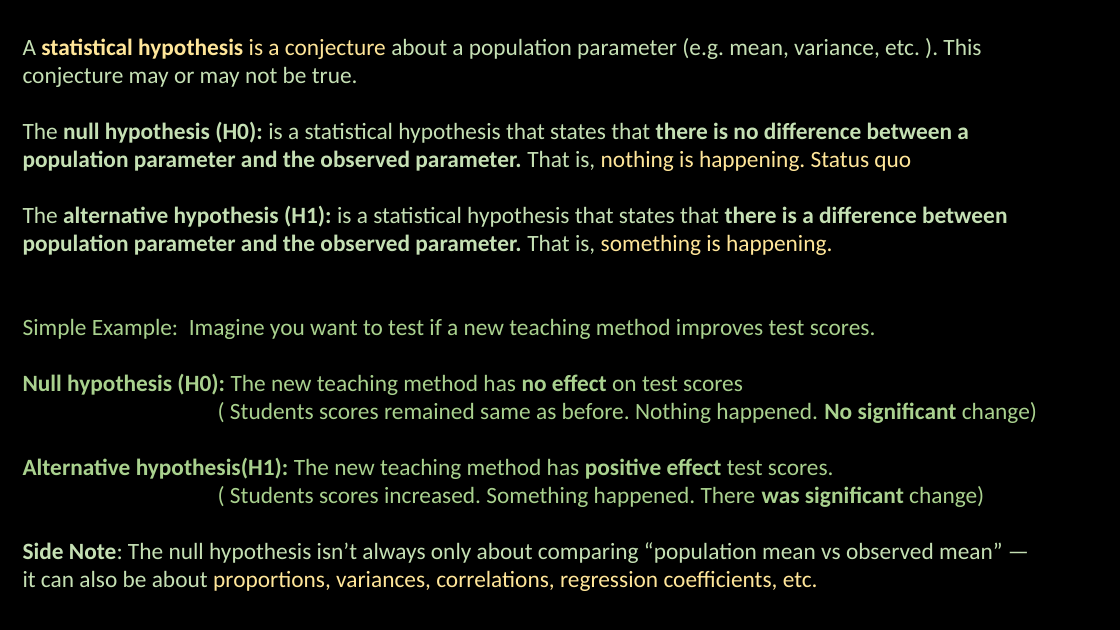
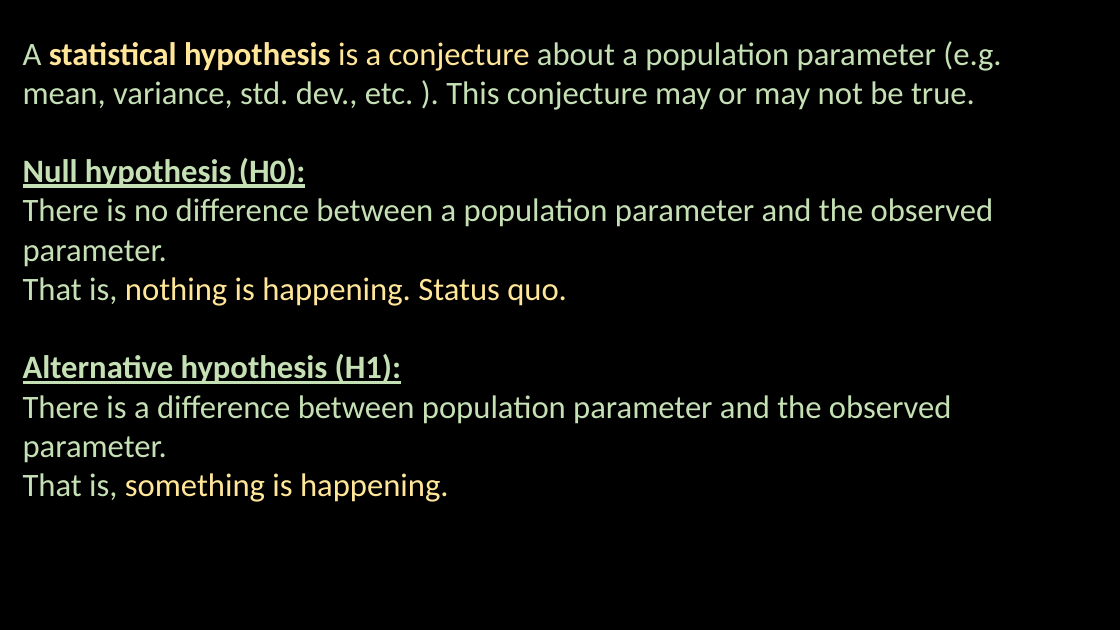
Before and after one commit to ash322ash422/youtube, a slide deck: slide 3 of probability_and_statistics/5_inference/Hypothesis-Testing1_z-test.pptx. Drawn at 1120x630 pixels with LibreOffice and Linux fonts; fonts in the diff are those of the drawing. Boxes give left, top, right and bottom in pixels: in the first picture for what was removed or moved away, otherwise in the second. Text is boxed around its words. In the diff, an @@ line names an element or a change of style, - is before the commit and + after.

```diff
--- a/probability_and_statistics/5_inference/Hypothesis-Testing1_z-test.pptx
+++ b/probability_and_statistics/5_inference/Hypothesis-Testing1_z-test.pptx
@@ text at [23, 41, 1001, 502]: text changed; size 20 to 28 pt @@
-A statistical hypothesis is a conjecture about a population parameter (e.g. mean, variance, etc. ). This conjecture may or may not be true.
-The null hypothesis (H0): is a statistical hypothesis that states that there is no difference between a population parameter and the observed parameter. That is, nothing is happening. Status quo
-The alternative hypothesis (H1): is a statistical hypothesis that states that there is a difference between population parameter and the observed parameter. That is, something is happening.
-Simple Example: Imagine you want to test if a new teaching method improves test scores.
-Null hypothesis (H0): The new teaching method has no effect on test scores
-( Students scores remained same as before. Nothing happened. No significant change)
-Alternative hypothesis(H1): The new teaching method has positive effect test scores.
-( Students scores increased. Something happened. There was significant change)
-Side Note: The null hypothesis isn’t always only about comparing “population mean vs observed mean” — it can also be about proportions, variances, correlations, regression coefficients, etc.
+A statistical hypothesis is a conjecture about a population parameter (e.g. mean, variance, std. dev., etc. ). This conjecture may or may not be true.
+Null hypothesis (H0):
+There is no difference between a population parameter and the observed parameter.
+That is, nothing is happening. Status quo.
+Alternative hypothesis (H1):
+There is a difference between population parameter and the observed parameter.
+That is, something is happening.
```
Also in this commit, not shown: 12 other slides changed, 10 slides added, 1 slide removed, 7 other files.
